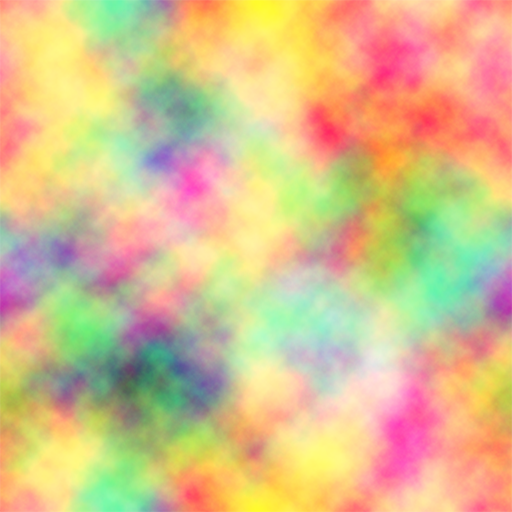
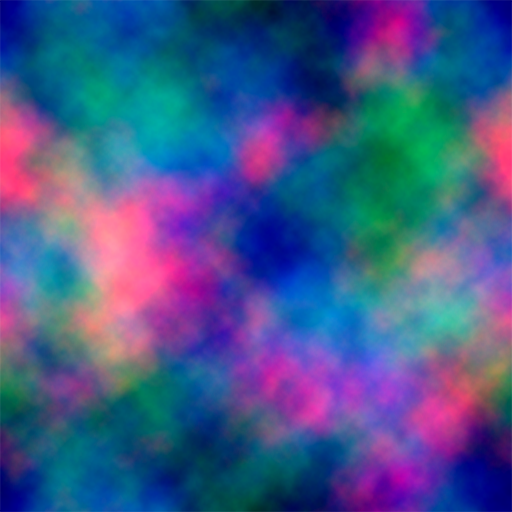
Two versions of the same layered image (512×512). Layer-by-layer changes:
painted on "图层 1" over [0, 0, 512, 512]
